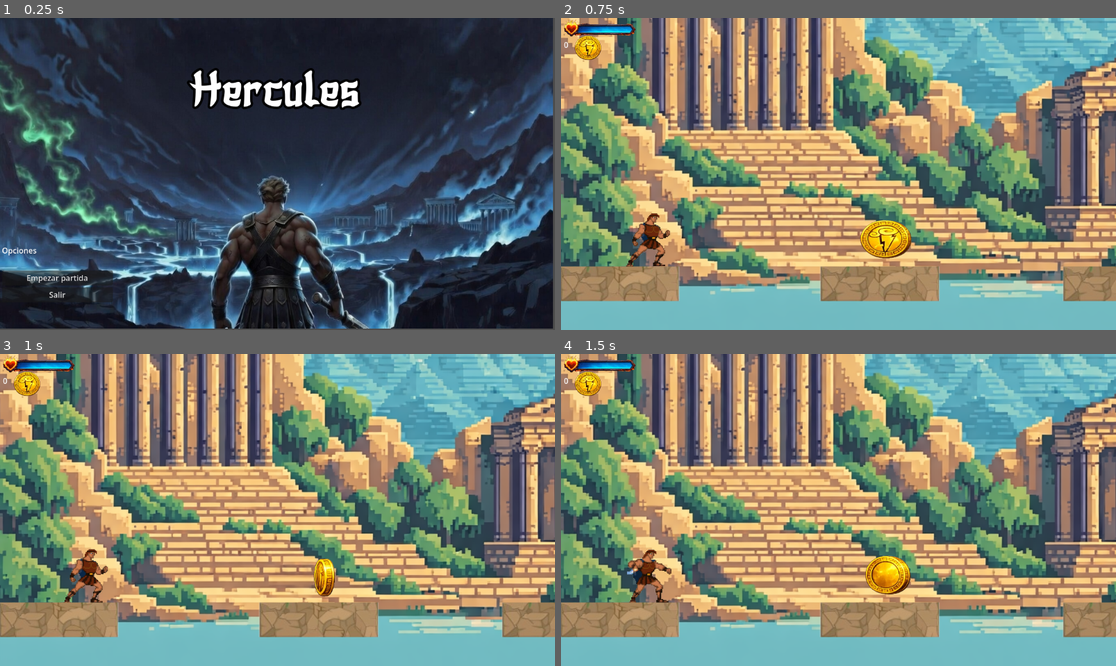
Above: before the commit, frames 1-4 (two rows, left to right).
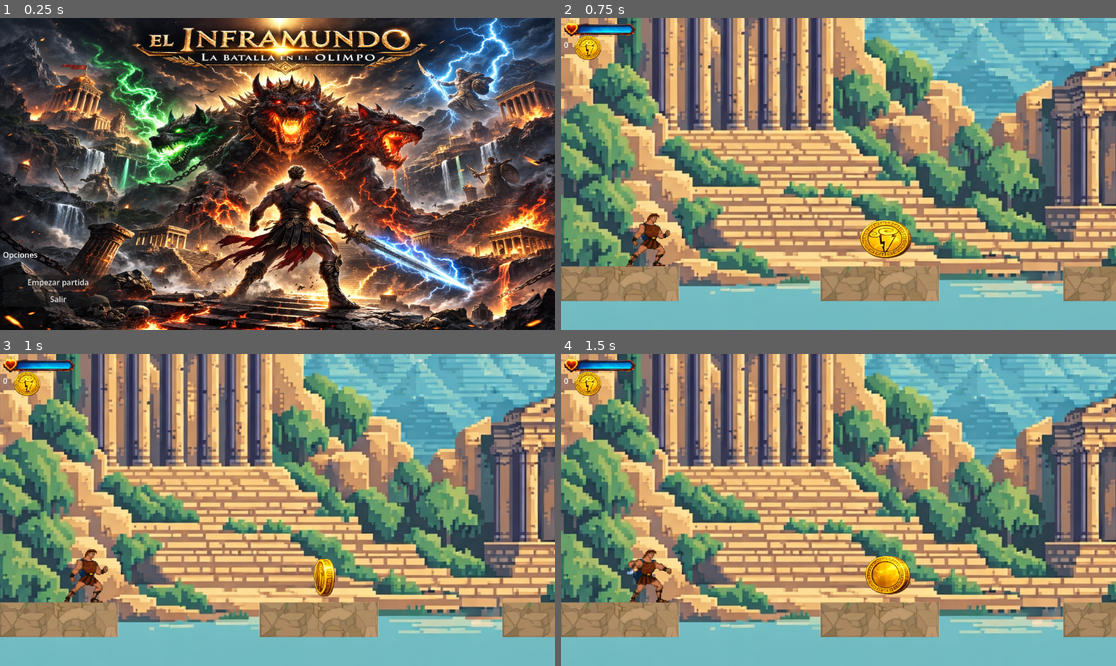
Above: after the commit, the same moments.

Repository: alex12345-123/hercules-2d
Game: Godot game, scene res://menu/menu.tscn
Same seed, same stepped clock (60 frames per second), same inputs: the game is played once before the commit and once after it.
Inputs:
- Up to frame 1 (0.25 s): no input
- Up to frame 2 (0.75 s): click "Empezar partida" at 0.5 s
- Up to frame 3 (1 s): no input
- Up to frame 4 (1.5 s): hold D (mover_derecha) from 1.28 s (still down); tap F (puño) at 1.35 s

The runs differ from the first frame. In frame 1, 83% of the frame differs, in the area x 0-100%, y 0-100%; in frame 2, nothing differs; in frame 3, nothing differs; in frame 4, nothing differs.

Commit message:
Cambio de imagen en el menu

Diff:
--- a/boss_final.gd
+++ b/boss_final.gd
@@ -104,13 +104,4 @@
 		barra_vida.texture = img_0
 
 func die():
-	muerto = true
-	atacando = false
-	velocity = Vector2.ZERO
-	area_vision.monitoring = false
-
-	ani.play("muerte")
-
-	await ani.animation_finished
-
 	queue_free()
--- a/hercules/player.gd
+++ b/hercules/player.gd
@@ -18,6 +18,9 @@
 @onready var barra_vida = $CanvasLayer/barraVida
 @onready var contador: Control = $canva_contador/contador
 
+var atacando = false
+var muerto = false
+
 var img_100 = preload("res://barraVida/1barra.png")
 var img_75 = preload("res://barraVida/2barra.png")
 var img_50 = preload("res://barraVida/3barra.png")
@@ -36,6 +39,8 @@
 	actualizar_interfaz_vida()
 
 func _physics_process(delta: float) -> void:
+	if muerto:
+		return
 	var input_axis = Input.get_axis("mover_izquierda", "mover_derecha")
 
 	apply_gravity(delta)
@@ -126,6 +131,22 @@
 		barra_vida.texture = null
 
 func die():
+	if muerto: return # Evita que la función se ejecute varias veces
+	muerto = true
+
+	velocity = Vector2.ZERO
+	attack_area.monitoring = false
+
+	# Forzamos la escala de tiempo a 1 por si acaso
+	ani_player.speed_scale = 1.0
+	ani_player.play("die")
+
+	# Esperamos a que termine
+	await ani_player.animation_finished
+
+	# Si es el personaje principal, a veces es mejor ocultarlo
+	# antes de recargar la escena
+	visible = false
 	get_tree().reload_current_scene()
 
 func add_moneda():
--- a/menu/menu.tscn
+++ b/menu/menu.tscn
@@ -1,45 +1,34 @@
 [gd_scene format=3 uid="uid://bprybtjhqi04d"]
 
 [ext_resource type="Script" uid="uid://bmxyy314wba5" path="res://menu/menu.gd" id="1_6nwqt"]
-[ext_resource type="FontFile" uid="uid://clfeux2t5nwma" path="res://menu/fuente.otf" id="2_6nwqt"]
-[ext_resource type="Texture2D" uid="uid://coerrj8y5beii" path="res://menu/menu2.jpg" id="2_pbjm4"]
-
-[sub_resource type="LabelSettings" id="LabelSettings_svuvw"]
-font = ExtResource("2_6nwqt")
-font_size = 100
-outline_size = 20
-outline_color = Color(0, 0, 0, 1)
+[ext_resource type="Texture2D" uid="uid://c7vdndq3ou8i4" path="res://menu/fondov2.png" id="3_6nwqt"]
 
 [node name="menu" type="Control" unique_id=865973331]
 layout_mode = 3
-anchors_preset = 15
+anchor_left = 0.887
+anchor_top = 0.929
 anchor_right = 1.0
 anchor_bottom = 1.0
+offset_left = -1252.824
+offset_top = -518.992
+offset_right = -1179.0
+offset_bottom = -371.0
 grow_horizontal = 2
 grow_vertical = 2
 script = ExtResource("1_6nwqt")
 
-[node name="sprite_menu" type="Sprite2D" parent="." unique_id=1887258509]
-position = Vector2(-2, -8.999998)
-scale = Vector2(0.84558815, 0.8515625)
-texture = ExtResource("2_pbjm4")
+[node name="sprite_menu" type="Sprite2D" parent="." unique_id=1258288648]
+position = Vector2(229.99995, -83)
+scale = Vector2(0.75390637, 0.63574225)
+texture = ExtResource("3_6nwqt")
 centered = false
-
-[node name="titulo" type="Label" parent="." unique_id=1559487909]
-layout_mode = 0
-offset_left = 396.0
-offset_top = 81.0
-offset_right = 746.0
-offset_bottom = 212.0
-text = "Hercules"
-label_settings = SubResource("LabelSettings_svuvw")
 
 [node name="vbox_menu" type="VBoxContainer" parent="." unique_id=884897033]
 layout_mode = 0
-offset_left = 4.0
-offset_top = 471.0
-offset_right = 234.0
-offset_bottom = 645.0
+offset_left = 236.99994
+offset_top = 397.0
+offset_right = 466.99994
+offset_bottom = 571.0
 
 [node name="lbl_opciones" type="Label" parent="vbox_menu" unique_id=2061218110]
 layout_mode = 2
Binary file added: menu/fondov2.png
Not shown, added: menu/fondov2.png.import
